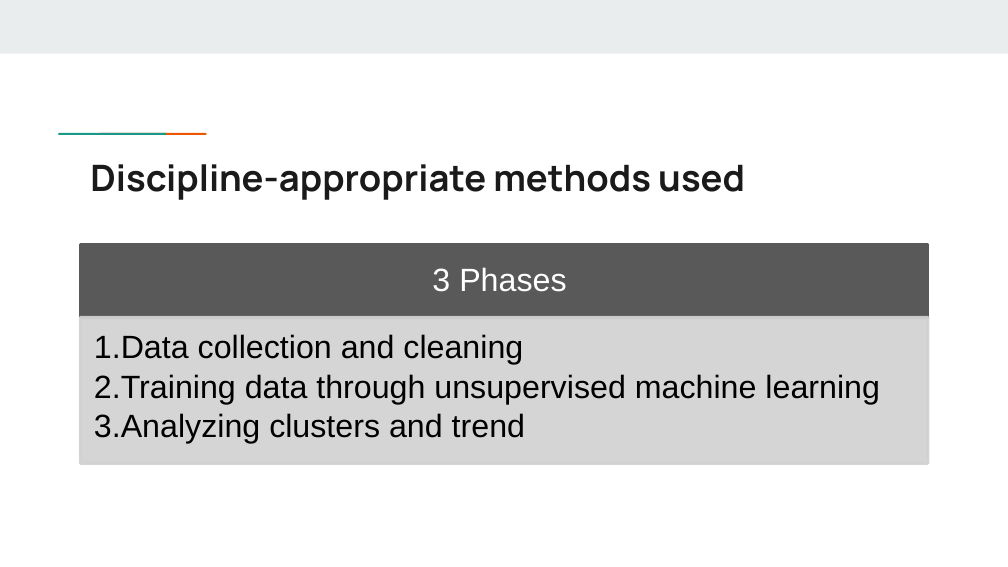
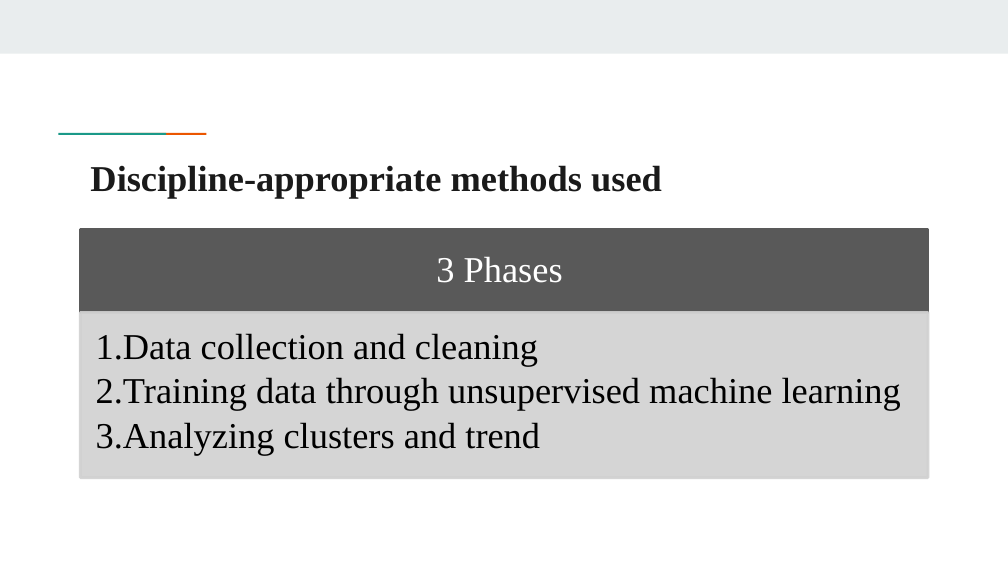
Before and after one commit to okcaiko-gmail/Fionastudy, a slide deck: slide 4 of Examination of Domestic Economic Impact of the US-China Trade War by Analyzing Stock Market Fluctuations with Unsupervised Machine Learning.pptx. Drawn at 1008x567 pixels with LibreOffice and Linux fonts; fonts in the diff are those of the drawing. Boxes give left, top, right and bottom in pixels: in the first picture for what was removed or moved away, otherwise in the second. Text is boxed around its words. In the diff, an @@ line names an element or a change of style, - is before the commit and + after.

```diff
--- a/Examination of Domestic Economic Impact of the US-China Trade War by Analyzing Stock Market Fluctuations with Unsupervised Machine Learning.pptx
+++ b/Examination of Domestic Economic Impact of the US-China Trade War by Analyzing Stock Market Fluctuations with Unsupervised Machine Learning.pptx
@@ title "Discipline-appropriate methods used" at [90,165,662,198]: font Manrope to Times New Roman @@
@@ text "3 Phases": place and size @@
-text "3 Phases" at [432,267,566,292]
+text "3 Phases" at [436,256,563,283]
@@ text "3 Phases" at [436,256,563,283]: size 23 to 26 pt, font Arial to Times New Roman; more space between paragraphs @@
@@ rectangle: place and size @@
-rectangle at [81,244,928,317]
+rectangle at [81,230,928,312]
@@ text "Data collection and cleaning" at [96,333,901,455]: size 23 to 26 pt, font Arial to Times New Roman @@
@@ rectangle: place and size @@
-rectangle at [81,318,928,464]
+rectangle at [81,312,928,478]
```
Also in this commit, not shown: 5 other slides changed.
